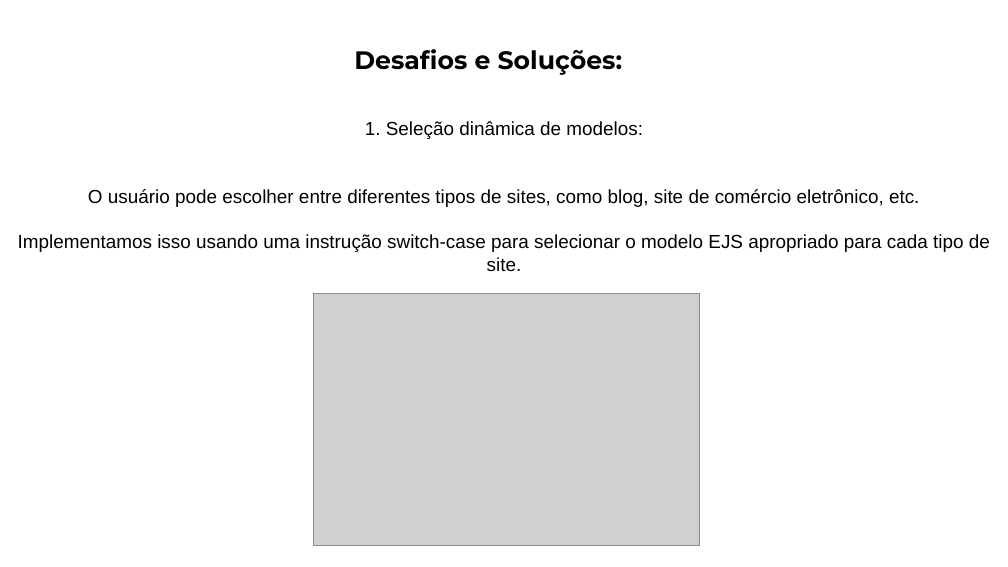
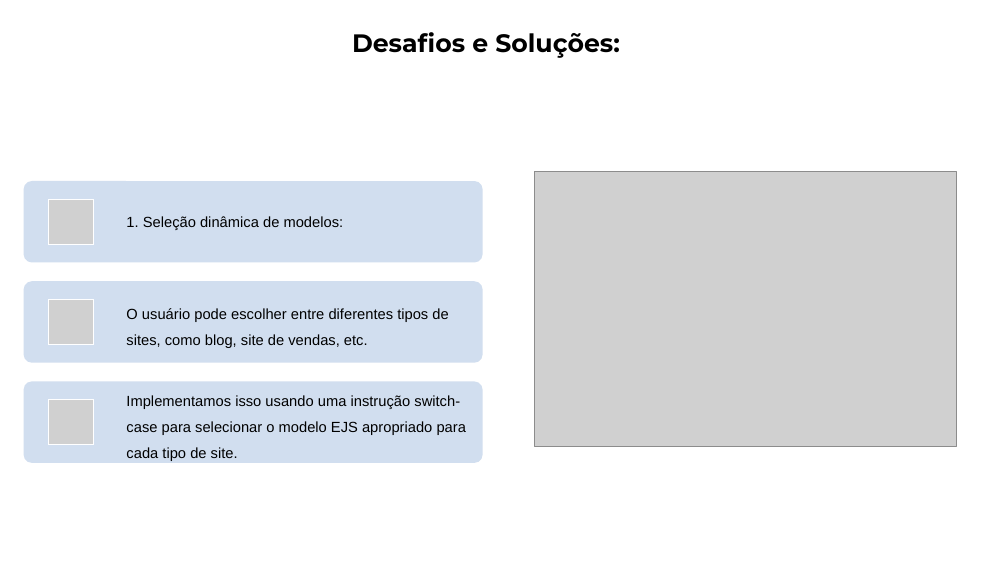
Before and after one commit to offmtm/low-code, a slide deck: slide 9 of Low Code Project.pptx. Drawn at 1008x567 pixels with LibreOffice and Linux fonts; fonts in the diff are those of the drawing; grey boxes stand for pictures. Boxes give left, top, right and bottom in pixels: in the first picture for what was removed or moved away, otherwise in the second. Text is boxed around its words. In the diff, an @@ line names an element or a change of style, - is before the commit and + after.

```diff
--- a/Low Code Project.pptx
+++ b/Low Code Project.pptx
@@ title "Desafios e Soluções:" moved from (x1=354, y1=49, x2=623, y2=75) to (x1=352, y1=32, x2=620, y2=58) @@
@@ text at (x1=88, y1=121, x2=919, y2=207): paragraphs removed @@
-1. Seleção dinâmica de modelos:
-O usuário pode escolher entre diferentes tipos de sites, como blog, site de comércio eletrônico, etc.
@@ picture resized from (x1=314, y1=293, x2=699, y2=546) to (x1=535, y1=172, x2=956, y2=447) @@
@@ text "Implementamos isso usando uma instrução ..." moved from (x1=18, y1=121, x2=990, y2=272) to (x1=126, y1=395, x2=466, y2=461) @@
@@ text "Implementamos isso usando uma instrução ..." at (x1=126, y1=395, x2=466, y2=461): size 18 to 14 pt; alignment centre to left; line spacing 1 to 1.5; more space between paragraphs; vertical alignment top to middle @@
@@ group added at (x1=23, y1=181, x2=482, y2=464): 3 rounded rectangles, 3 pictures, 2 texts @@
+1. Seleção dinâmica de modelos:
+O usuário pode escolher entre diferentes tipos de sites, como blog, site de vendas, etc.
```
Also in this commit, not shown: 14 other slides changed, 2 slides added, 1 slide removed.
